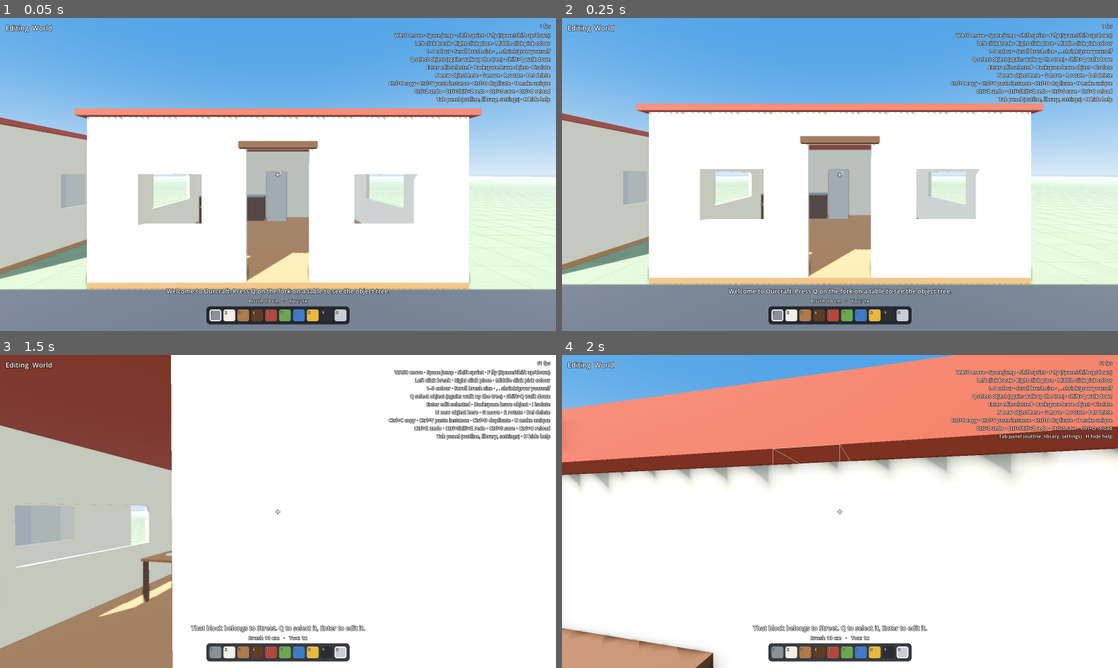
Above: before the commit, frames 1-4 (two rows, left to right).
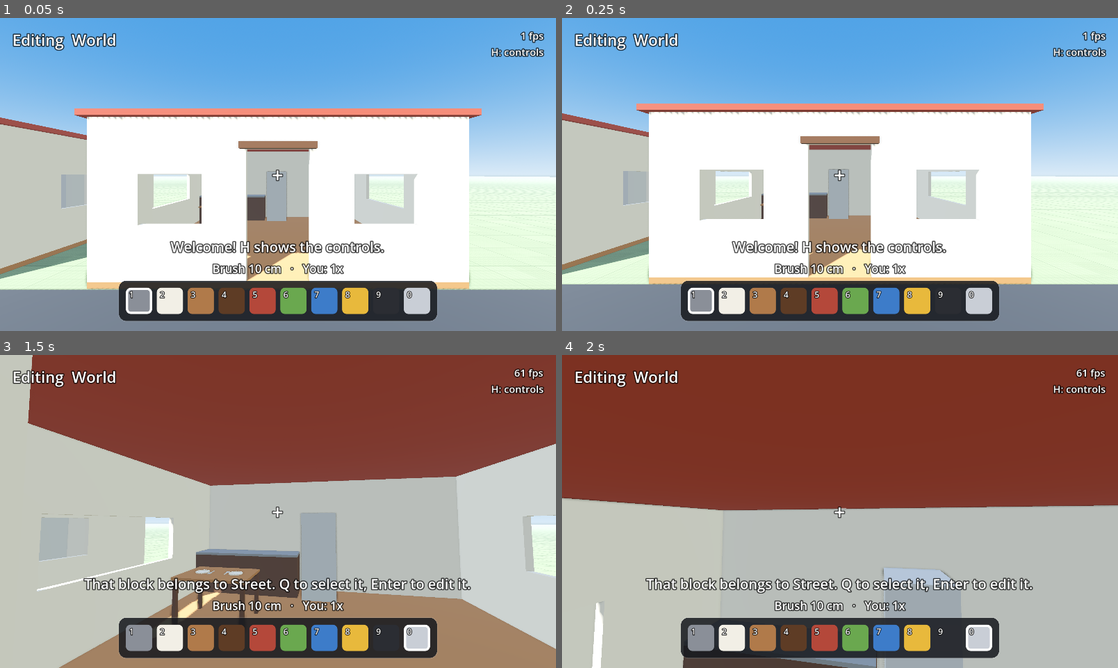
Above: after the commit, the same moments.

Repository: TheMutantFactory/ourcraft
Game: Godot game, scene res://scenes/main.tscn
The game is run twice, just before and just after one commit, with the same random seed, the same clock (stepped at 60 frames per second) and the same inputs.
Inputs (mouse positions are in pixels of both pictures, inside the frame that each line leads up to):
- Up to frame 1 (0.05 s): no input
- Up to frame 2 (0.25 s): no input
- Up to frame 3 (1.5 s): tap B at 0.5 s; move the mouse to (305, 511) at 0.52 s; hold W (move_forward) from 0.53 s (still down); tap 0 at 0.6 s; click (305, 511) at 0.67 s; tap Space (jump) at 0.77, 1.07 s; tap H at 0.8, 1.35 s; move the mouse to (250, 511) at 1.27 s; click (250, 511) at 1.42 s
- Up to frame 4 (2 s): keep holding W (move_forward); tap Space (jump) at 1.52, 1.55, 1.82 s

The runs differ from the first frame. In frame 1, 12% of the frame differs, in the area x 0-100%, y 1-98%; in frame 2, 13%; in frame 3, 77%; in frame 4, 94%, in the area x 0-100%, y 0-100%.

Commit message:
Scale the interface for Retina and make text 4x larger
The window rendered at 1600x900 pixels on a 2x display, so the UI was
half-size. The interface now uses Window.content_scale_factor, defaulting
to twice the screen scale (4x on Retina), adjustable with Ctrl+=/-/0 or
in Settings and saved to user://settings.cfg. The window opens at 90% of
the screen. Help moves behind H in a two-column overlay, HUD strings are
shorter, and the side panel scrolls so it fits at large sizes.

Co-Authored-By: Claude Opus 5.5 <noreply@anthropic.com>

Diff:
--- a/core/settings.gd
+++ b/core/settings.gd
@@ -18,3 +18,20 @@
 	cfg.load(PATH)
 	cfg.set_value("world", "min_block_m", value)
 	cfg.save(PATH)
+
+
+## Interface scale (Window.content_scale_factor). Defaults to twice the
+## screen's own scale, e.g. 4 on a Retina display.
+static func ui_scale() -> float:
+	var cfg := ConfigFile.new()
+	var fallback := 2.0 * DisplayServer.screen_get_scale()
+	if cfg.load(PATH) != OK:
+		return fallback
+	return float(cfg.get_value("interface", "scale", fallback))
+
+
+static func set_ui_scale(value: float) -> void:
+	var cfg := ConfigFile.new()
+	cfg.load(PATH)
+	cfg.set_value("interface", "scale", value)
+	cfg.save(PATH)
--- a/game/main.gd
+++ b/game/main.gd
@@ -31,6 +31,7 @@
 
 
 func _ready() -> void:
+	_setup_window()
 	_setup_input()
 	_setup_environment()
 	view = WorldView.new()
@@ -49,7 +50,7 @@
 		hud.toast("Loaded %s" % loaded.title)
 	else:
 		_use_project(Demo.build(Settings.min_block_m()))
-		hud.toast("Welcome to Ourcraft. Press Q on the fork on a table to see the object tree.", 8.0)
+		hud.toast("Welcome! H shows the controls.", 8.0)
 	_reset_player()
 	Input.mouse_mode = Input.MOUSE_MODE_CAPTURED
 	_run_debug_args()
@@ -87,6 +88,8 @@
 			_run_command("edit")
 		if args.has("isolate"):
 			_run_command("isolate")
+		if args.has("help"):
+			hud.toggle_help()
 		if args.has("panel"):
 			_toggle_panel(true)
 		if args.has("place"):
@@ -97,6 +100,24 @@
 		print("fps=%d chunks_pending=%d" % [Engine.get_frames_per_second(), view.pending_chunks()])
 		get_viewport().get_texture().get_image().save_png(str(args.shot))
 		get_tree().quit()
+
+
+## Sizes the window to most of the screen and applies the interface scale.
+func _setup_window() -> void:
+	var win := get_window()
+	if DisplayServer.get_name() != "headless" and win.mode == Window.MODE_WINDOWED:
+		var usable := DisplayServer.screen_get_usable_rect(win.current_screen)
+		win.size = Vector2i(Vector2(usable.size) * 0.9)
+		win.position = usable.position + (usable.size - win.size) / 2
+	win.content_scale_factor = Settings.ui_scale()
+
+
+func set_ui_scale(value: float) -> void:
+	value = clampf(snappedf(value, 0.25), 1.0, 8.0)
+	get_window().content_scale_factor = value
+	Settings.set_ui_scale(value)
+	hud.set_ui_scale_value(value)
+	hud.toast("Text size %s×" % Hud._fmt(value))
 
 
 func _setup_input() -> void:
@@ -196,6 +217,8 @@
 		Settings.set_min_block_m(project.voxel_size)
 		view.remesh_all()
 		_refresh_hud_static())
+	hud.ui_scale_changed.connect(set_ui_scale)
+	hud.set_ui_scale_value(get_window().content_scale_factor)
 	hud.object_unit_changed.connect(func(u):
 		project.set_def_unit(_edit_def().id, u)
 		_refresh_hud_static())
@@ -354,10 +377,10 @@
 		ctx += "   [isolated]"
 	hud.context_label.text = ctx
 	if not _grab.is_empty():
-		hud.selection_label.text = "Moving %s — click to drop, R rotate, Esc cancel" % project.def_at(_grab.path).name
+		hud.selection_label.text = "Moving %s · click drop · R rotate · Esc cancel" % project.def_at(_grab.path).name
 	elif selected != null and project.is_valid_path(selected):
 		var depth: int = selected.size() - edit_path.size()
-		hud.selection_label.text = "Selected  %s%s   (Q up · Enter edit · G move · R rotate · Ctrl+C copy · U unique · Del)" % [
+		hud.selection_label.text = "Selected  %s%s  ·  Q up · Enter edit" % [
 			project.def_at(selected).name, "  ↑%d" % (depth - 1) if depth > 1 else ""]
 	else:
 		hud.selection_label.text = ""
@@ -365,11 +388,11 @@
 	var got := _brush_cells(def) * def.unit
 	var txt := "Brush %s" % _cm(got)
 	if got != want:
-		txt += "  (%s requested; this object's blocks are %s — press N for a finer object)" % [_cm(want), _cm(def.unit)]
+		txt += " (object grid; N for finer)"
 	txt += "   ·   You: %sx%s" % [Hud._fmt(player.size), "   ·   flying" if player.flying else ""]
 	hud.brush_label.text = txt
 	var pending := view.pending_chunks()
-	hud.status_label.text = ("Meshing %d chunks…" % pending) if pending > 0 else "%d fps" % Engine.get_frames_per_second()
+	hud.status_label.text = ("Meshing %d chunks…" % pending) if pending > 0 else "%d fps\nH: controls" % Engine.get_frames_per_second()
 
 
 # --- Input -----------------------------------------------------------------
@@ -422,6 +445,9 @@
 			KEY_D: _run_command("duplicate")
 			KEY_S: _run_command("save")
 			KEY_O: _run_command("load")
+			KEY_EQUAL, KEY_PLUS, KEY_KP_ADD: set_ui_scale(get_window().content_scale_factor + 0.5)
+			KEY_MINUS, KEY_KP_SUBTRACT: set_ui_scale(get_window().content_scale_factor - 0.5)
+			KEY_0: set_ui_scale(2.0 * DisplayServer.screen_get_scale())
 		return
 	if k >= KEY_0 and k <= KEY_9:
 		var n := 10 if k == KEY_0 else k - KEY_0
--- a/ui/hud.gd
+++ b/ui/hud.gd
@@ -13,6 +13,7 @@
 signal import_object(file_path: String)
 signal min_block_changed(cm: float)
 signal object_unit_changed(unit: int)
+signal ui_scale_changed(value: float)
 
 const UNITS := [1, 2, 5, 10, 25, 50, 100]
 
@@ -20,7 +21,7 @@
 var selection_label: Label
 var brush_label: Label
 var toast_label: Label
-var help_label: Label
+var help_panel: PanelContainer
 var status_label: Label
 var hotbar: HBoxContainer
 var panel: PanelContainer
@@ -29,6 +30,7 @@
 var name_edit: LineEdit
 var min_block_spin: SpinBox
 var unit_option: OptionButton
+var ui_scale_spin: SpinBox
 var file_dialog: FileDialog
 
 var _toast_time := 0.0
@@ -58,37 +60,63 @@
 	root.add_child(cross)
 
 	var top := VBoxContainer.new()
-	top.position = Vector2(16, 14)
+	top.anchor_right = 1.0
+	top.offset_left = 16
+	top.offset_top = 14
+	top.offset_right = -140
+	top.mouse_filter = Control.MOUSE_FILTER_IGNORE
 	root.add_child(top)
 	context_label = _shadow_label(20)
 	top.add_child(context_label)
 	selection_label = _shadow_label(16)
+	selection_label.autowrap_mode = TextServer.AUTOWRAP_WORD_SMART
 	selection_label.add_theme_color_override("font_color", Color("#ffd75e"))
 	top.add_child(selection_label)
 
 	status_label = _shadow_label(13)
 	status_label.horizontal_alignment = HORIZONTAL_ALIGNMENT_RIGHT
 	root.add_child(status_label)
-	_pin_top_right(status_label, 14, 400)
-
-	help_label = _shadow_label(14)
-	help_label.horizontal_alignment = HORIZONTAL_ALIGNMENT_RIGHT
-	help_label.text = HELP
-	root.add_child(help_label)
-	_pin_top_right(help_label, 40, 600)
+	_pin_top_right(status_label, 14, 120)
+
+	help_panel = PanelContainer.new()
+	help_panel.set_anchors_preset(Control.PRESET_CENTER_TOP)
+	help_panel.grow_horizontal = Control.GROW_DIRECTION_BOTH
+	help_panel.offset_top = 64
+	help_panel.mouse_filter = Control.MOUSE_FILTER_IGNORE
+	help_panel.visible = false
+	root.add_child(help_panel)
+	var cols := HBoxContainer.new()
+	cols.add_theme_constant_override("separation", 24)
+	help_panel.add_child(cols)
+	var lines := HELP.split("\n")
+	var half := ceili(lines.size() / 2.0)
+	for part in [lines.slice(0, half), lines.slice(half)]:
+		var l := Label.new()
+		l.text = "\n".join(part)
+		l.add_theme_font_size_override("font_size", 13)
+		cols.add_child(l)
 
 	var bottom := VBoxContainer.new()
-	bottom.set_anchors_preset(Control.PRESET_CENTER_BOTTOM)
-	bottom.grow_horizontal = Control.GROW_DIRECTION_BOTH
+	bottom.anchor_left = 0.0
+	bottom.anchor_right = 1.0
+	bottom.anchor_top = 1.0
+	bottom.anchor_bottom = 1.0
+	bottom.offset_left = 16
+	bottom.offset_right = -16
+	bottom.offset_bottom = -12
 	bottom.grow_vertical = Control.GROW_DIRECTION_BEGIN
-	bottom.position.y -= 18
+	bottom.mouse_filter = Control.MOUSE_FILTER_IGNORE
 	bottom.alignment = BoxContainer.ALIGNMENT_END
 	root.add_child(bottom)
 	toast_label = _shadow_label(18)
 	toast_label.horizontal_alignment = HORIZONTAL_ALIGNMENT_CENTER
+	toast_label.text_overrun_behavior = TextServer.OVERRUN_TRIM_ELLIPSIS
+	toast_label.clip_text = true
 	bottom.add_child(toast_label)
 	brush_label = _shadow_label(15)
 	brush_label.horizontal_alignment = HORIZONTAL_ALIGNMENT_CENTER
+	brush_label.text_overrun_behavior = TextServer.OVERRUN_TRIM_ELLIPSIS
+	brush_label.clip_text = true
 	bottom.add_child(brush_label)
 	var bar := PanelContainer.new()
 	bar.size_flags_horizontal = Control.SIZE_SHRINK_CENTER
@@ -107,15 +135,18 @@
 	add_child(file_dialog)
 
 
-const HELP := """WASD move · Space jump · Shift sprint · F fly (Space/Shift up/down)
-Left click break · Right click place · Middle click pick colour
-1–0 colour · Scroll brush size · , . shrink/grow yourself
-Q select object (again: walk up the tree) · Shift+Q walk down
-Enter edit selected · Backspace leave object · I isolate
-N new object here · G move · R rotate · Del delete
-Ctrl+C copy · Ctrl+V paste instance · Ctrl+D duplicate · U make unique
-Ctrl+Z undo · Ctrl+Shift+Z redo · Ctrl+S save · Ctrl+O reload
-Tab panel (outline, library, settings) · H hide help"""
+const HELP := """WASD move · Space jump · Shift sprint
+F fly (Space / Shift up and down)
+Left click break · Right click place
+Middle click pick colour · 1–0 colour
+Scroll brush size · , . shrink / grow yourself
+Q select · Q again walk up · Shift+Q walk down
+Enter edit · Backspace leave · I isolate
+N new object · G move · R rotate · Del delete
+Ctrl+C copy · Ctrl+V paste · Ctrl+D duplicate
+U make unique · Ctrl+Z undo · Ctrl+Shift+Z redo
+Ctrl+S save · Ctrl+O reload · Ctrl+ +/− text size
+Tab panel · H close this"""
 
 
 func _pin_top_right(c: Control, top: float, width: float) -> void:
@@ -178,14 +209,19 @@
 	panel.offset_bottom = -110
 	panel.visible = false
 	root.add_child(panel)
+	var scroll := ScrollContainer.new()
+	scroll.horizontal_scroll_mode = ScrollContainer.SCROLL_MODE_DISABLED
+	panel.add_child(scroll)
 	var col := VBoxContainer.new()
 	col.add_theme_constant_override("separation", 8)
-	panel.add_child(col)
+	col.size_flags_horizontal = Control.SIZE_EXPAND_FILL
+	scroll.add_child(col)
 
 	col.add_child(_heading("Outline"))
 	outline = Tree.new()
 	outline.size_flags_vertical = Control.SIZE_EXPAND_FILL
 	outline.size_flags_stretch_ratio = 1.6
+	outline.custom_minimum_size.y = 220
 	outline.hide_root = false
 	outline.item_selected.connect(_on_outline_selected)
 	outline.item_activated.connect(_on_outline_activated)
@@ -196,6 +232,7 @@
 	col.add_child(_heading("Library"))
 	library = ItemList.new()
 	library.size_flags_vertical = Control.SIZE_EXPAND_FILL
+	library.custom_minimum_size.y = 160
 	library.item_selected.connect(_on_library_selected)
 	library.item_activated.connect(func(i): place_object.emit(_lib_ids[i]))
 	col.add_child(library)
@@ -243,6 +280,17 @@
 	unit_option.item_selected.connect(func(i):
 		if not _suppress: object_unit_changed.emit(unit_option.get_item_id(i)))
 	grid.add_child(unit_option)
+	var l3 := Label.new()
+	l3.text = "Text size"
+	grid.add_child(l3)
+	ui_scale_spin = SpinBox.new()
+	ui_scale_spin.min_value = 1.0
+	ui_scale_spin.max_value = 8.0
+	ui_scale_spin.step = 0.25
+	ui_scale_spin.suffix = "×"
+	ui_scale_spin.value_changed.connect(func(v):
+		if not _suppress: ui_scale_changed.emit(v))
+	grid.add_child(ui_scale_spin)
 	col.add_child(_buttons([["Save", "save"], ["Reload", "load"], ["New world", "new_world"], ["Demo", "demo"]]))
 
 
@@ -307,7 +355,8 @@
 
 func show_panel(on: bool) -> void:
 	panel.visible = on
-	help_label.visible = help_label.visible and not on
+	if on:
+		help_panel.visible = false
 
 
 func panel_open() -> bool:
@@ -315,7 +364,13 @@
 
 
 func toggle_help() -> void:
-	help_label.visible = not help_label.visible
+	help_panel.visible = not help_panel.visible
+
+
+func set_ui_scale_value(value: float) -> void:
+	_suppress = true
+	ui_scale_spin.value = value
+	_suppress = false
 
 
 func set_settings(min_block_cm: float, unit: int) -> void:
Not shown, changed: README.md
